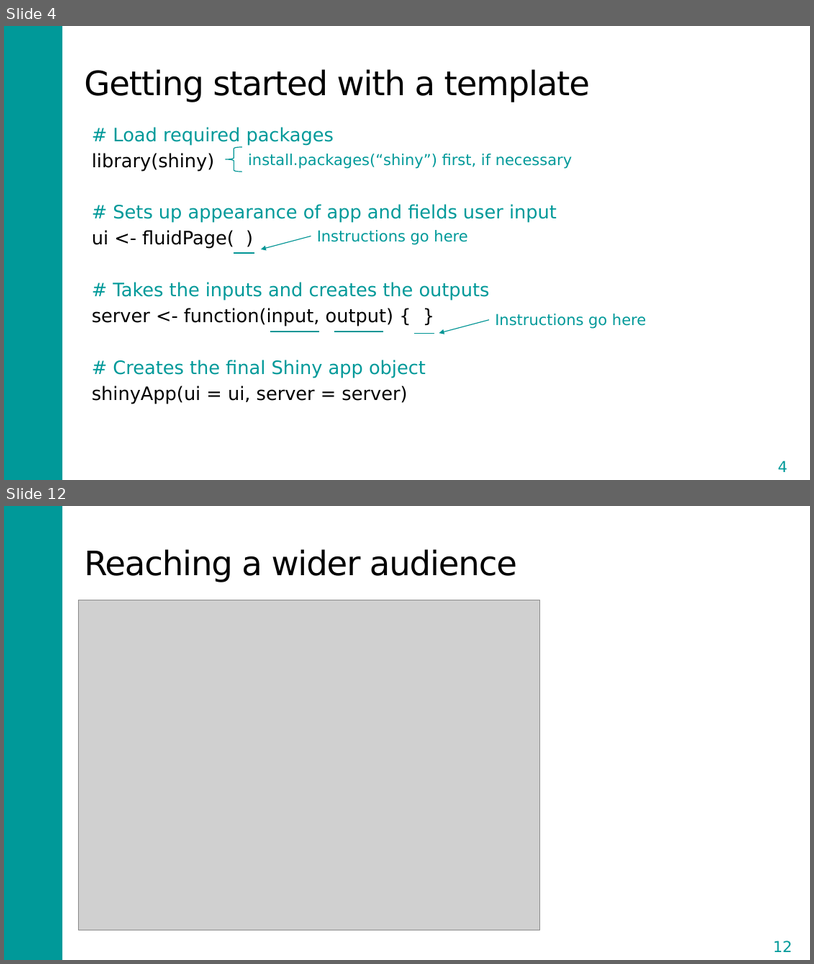
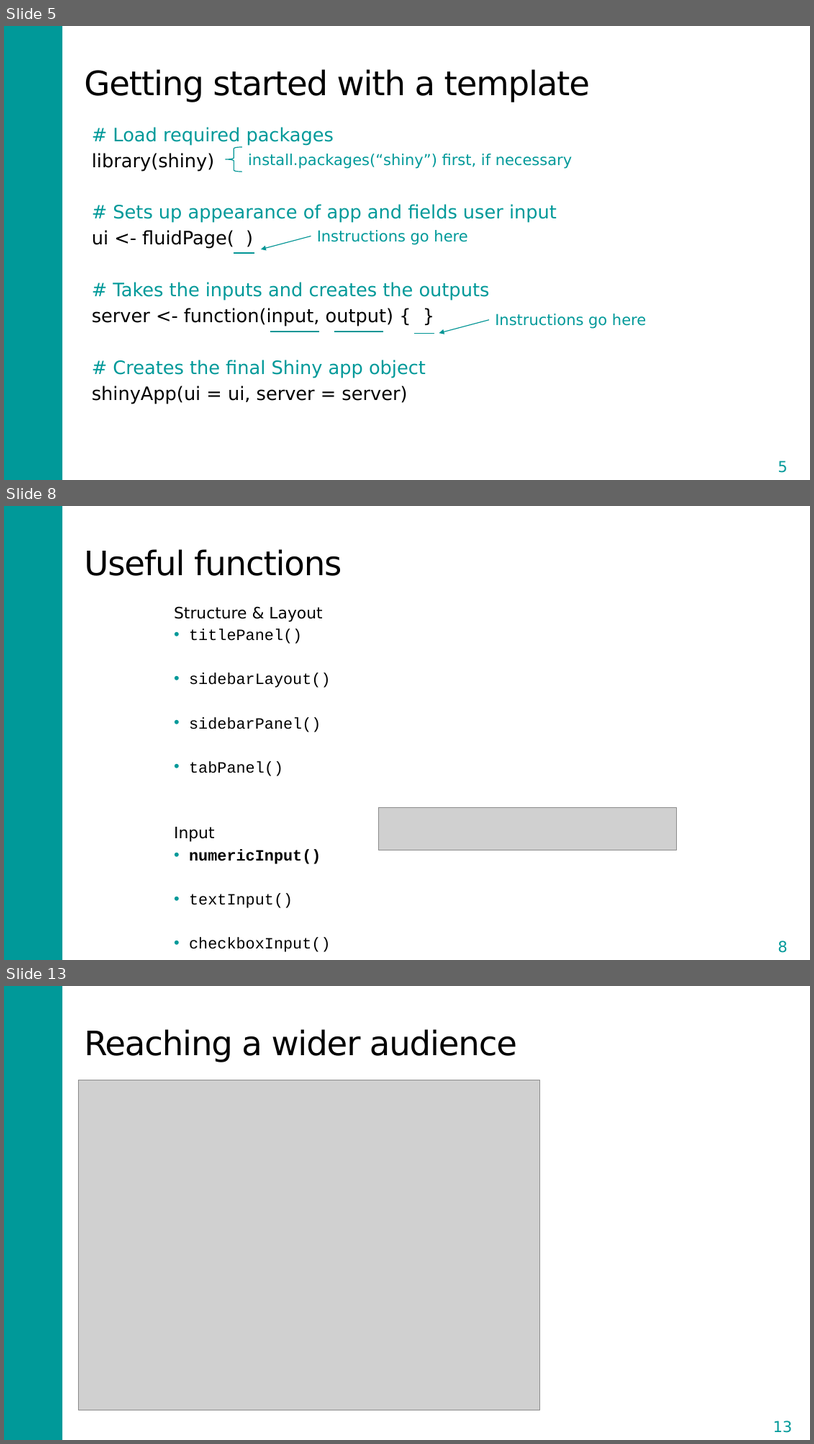
Before and after one commit to DARTH-git/Course-Modularization, a slide deck: static/Course_Modularization/Shiny/Shiny_slides.pptx. Shown one above the other, each under a label of ours: slides 4 and 12 before the commit, slides 5, 8 and 13 after it; the slides between them are not shown. The pictures are 814x964 and 814x1444 pixels, drawn with LibreOffice and Linux fonts; fonts in the diff are those of the drawing; grey boxes stand for pictures. Boxes give left, top, right and bottom in pixels: in the first picture for what was removed or moved away, otherwise in the second. Text is boxed around its words. In the diff, an @@ line names an element or a change of style, - is before the commit and + after.

```diff
--- a/static/Course_Modularization/Shiny/Shiny_slides.pptx
+++ b/static/Course_Modularization/Shiny/Shiny_slides.pptx
@@ slide 8 added at <box>4,506,810,960</box>, background #FFFFFF; not listed: 1 template element that a slide beside it also shows @@
@@ title added at <box>84,549,342,576</box>, 40 pt, text #000000 @@
+Useful functions
@@ text added at <box>174,606,331,952</box>, 18.7 pt, text #000000 @@
+Structure & Layout
+• titlePanel()
+• sidebarLayout()
+• sidebarPanel()
+• tabPanel()
+Input
+• numericInput()
+• textInput()
+• checkboxInput()
+• sliderInput()
@@ picture added at <box>378,808,676,850</box> @@
@@ page number added at <box>759,933,808,959</box>, outline #FFFFFF 1.5 pt, 18 pt, text #009999 @@
+8
@@ what was slide 4 is now slide 5 @@
@@ page number at <box>778,460,787,472</box>: text changed @@
-4
+5
@@ what was slide 12 is now slide 13 @@
@@ page number at <box>774,1420,793,1432</box>: text changed @@
-12
+13
```
Also in this commit, not shown: 1 slide changed, 7 other slides added, 7 slides removed, 13 other files.
